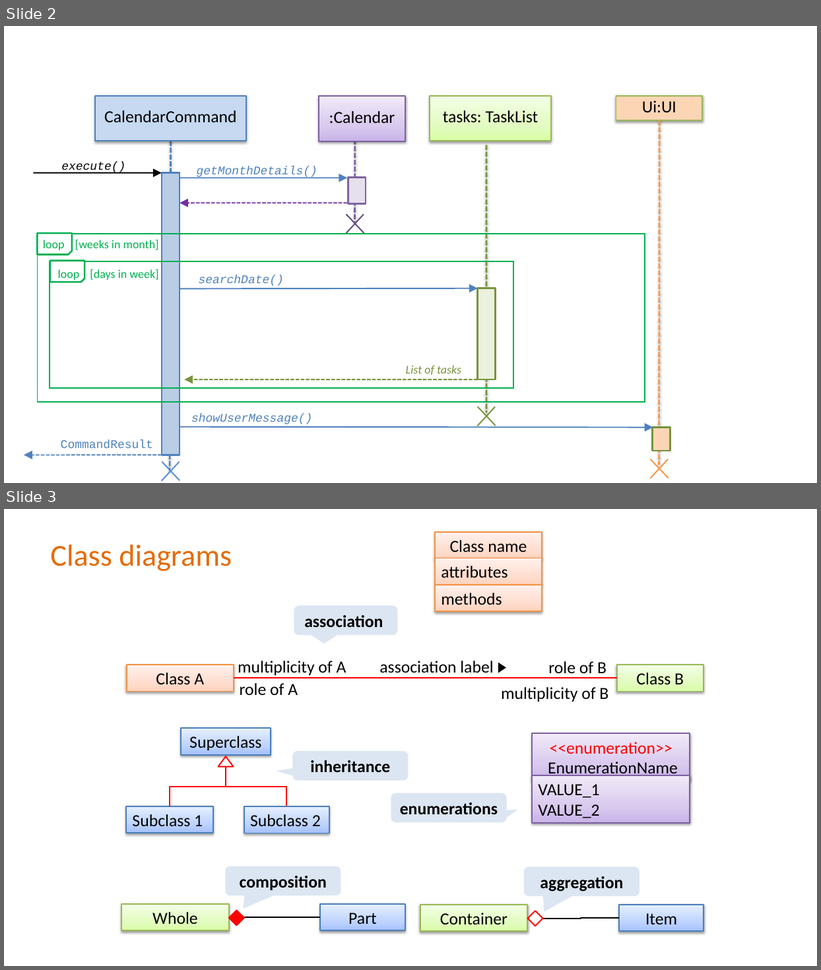
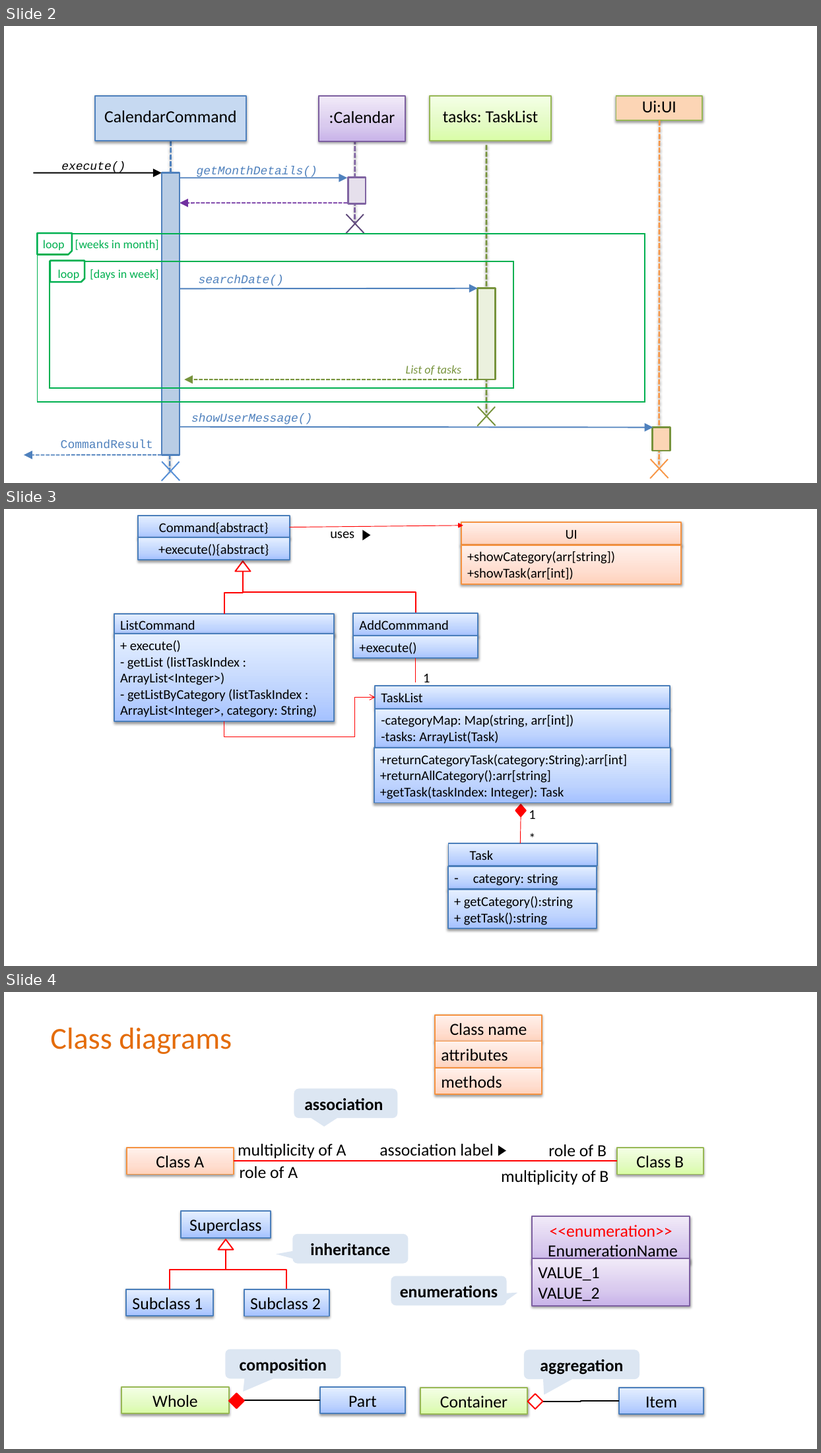
Before and after one commit to yuchenlichuck/tp, a slide deck: docs/UML Diagrams.pptx. Shown one above the other, each under a label of ours: slides 2 and 3 before the commit, slides 2, 3 and 4 after it. The pictures are 821x970 and 821x1453 pixels, drawn with LibreOffice and Linux fonts; fonts in the diff are those of the drawing. Boxes give left, top, right and bottom in pixels: in the first picture for what was removed or moved away, otherwise in the second. Text is boxed around its words. In the diff, an @@ line names an element or a change of style, - is before the commit and + after.

```diff
--- a/docs/UML Diagrams.pptx
+++ b/docs/UML Diagrams.pptx
@@ slide 3 added at box(4, 509, 817, 966), background #FFFFFF @@
@@ rectangle added at box(138, 516, 290, 538), fill gradient #A4C4FF to #BFD4FF to #E6EEFF, outline #4B7EBC 1.5 pt, 16 pt, text #000000 @@
+Command{abstract}
@@ arrow added from (290, 527) to (463, 525), #FF0000 0.75 pt @@
@@ text added at box(330, 527, 354, 538), 16 pt, text #000000 @@
+uses
@@ rectangle added at box(461, 522, 682, 545), fill gradient #FFD2BD to #FFDED0 to #FFF2ED, outline #F69240 1.5 pt, 16 pt, text #000000 @@
+UI
@@ rectangle added at box(138, 537, 290, 560), fill gradient #A4C4FF to #BFD4FF to #E6EEFF, outline #4B7EBC 1.5 pt, 16 pt, text #000000 @@
++execute(){abstract}
@@ triangle added at box(362, 529, 370, 540), fill #000000 @@
@@ rectangle added at box(461, 545, 682, 584), fill gradient #FFD2BD to #FFDED0 to #FFF2ED, outline #F69240 1.5 pt, 16 pt, text #000000 @@
++showCategory(arr[string])
++showTask(arr[int])
@@ triangle added at box(235, 561, 250, 572), fill #FFFFFF, outline #FF0000 1.5 pt @@
@@ elbow line added from (224, 614) to (243, 571), #FF0000 1.5 pt @@
@@ elbow line added from (416, 613) to (243, 571), #FF0000 1.5 pt @@
@@ rectangle added at box(114, 614, 335, 636), fill gradient #A4C4FF to #BFD4FF to #E6EEFF, outline #4B7EBC 1.5 pt, 16 pt, text #000000 @@
+ListCommand
@@ rectangle added at box(354, 613, 478, 636), fill gradient #A4C4FF to #BFD4FF to #E6EEFF, outline #4B7EBC 1.5 pt, 16 pt, text #000000 @@
+AddCommmand
@@ rectangle added at box(114, 634, 335, 722), fill gradient #A4C4FF to #BFD4FF to #E6EEFF, outline #4B7EBC 1.5 pt, 16 pt, text #000000 @@
++ execute()
+- getList (listTaskIndex : ArrayList<Integer>)
+- getListByCategory (listTaskIndex : ArrayList<Integer>, category: String)
@@ rectangle added at box(354, 636, 478, 658), fill gradient #A4C4FF to #BFD4FF to #E6EEFF, outline #4B7EBC 1.5 pt, 16 pt, text #000000 @@
++execute()
@@ line added from (416, 658) to (416, 682), #FF0000 0.75 pt @@
@@ rectangle added at box(376, 686, 670, 708), fill gradient #A4C4FF to #BFD4FF to #E6EEFF, outline #4B7EBC 1.5 pt, 16 pt, text #000000 @@
+TaskList
@@ text added at box(423, 673, 430, 687), 16 pt, text #000000 @@
+1
@@ elbow arrow added from (224, 722) to (376, 698), #FF0000 0.75 pt @@
@@ rectangle added at box(376, 708, 670, 747), fill gradient #A4C4FF to #BFD4FF to #E6EEFF, outline #4B7EBC 1.5 pt, 16 pt, text #000000 @@
+-categoryMap: Map(string, arr[int])
+-tasks: ArrayList(Task)
@@ rectangle added at box(374, 747, 671, 803), fill gradient #A4C4FF to #BFD4FF to #E6EEFF, outline #4B7EBC 1.5 pt, 16 pt, text #000000 @@
++returnCategoryTask(category:String):arr[int]
++returnAllCategory():arr[string]
++getTask(taskIndex: Integer): Task
@@ diamond added at box(516, 805, 526, 817), fill #FF0000, outline #FF0000 1.5 pt @@
@@ line added from (521, 817) to (521, 844), #FF0000 0.75 pt @@
@@ text added at box(529, 810, 535, 819), 16 pt, text #000000 @@
+1
@@ rectangle added at box(449, 844, 597, 867), fill gradient #A4C4FF to #BFD4FF to #E6EEFF, outline #4B7EBC 1.5 pt, 16 pt, text #000000 @@
+Task
@@ text added at box(523, 827, 564, 850), 16 pt, text #000000 @@
+*
@@ rectangle added at box(448, 867, 597, 890), fill gradient #A4C4FF to #BFD4FF to #E6EEFF, outline #4B7EBC 1.5 pt, 16 pt, text #000000 @@
+– category: string
@@ rectangle added at box(448, 890, 597, 929), fill gradient #A4C4FF to #BFD4FF to #E6EEFF, outline #4B7EBC 1.5 pt, 16 pt, text #000000 @@
++ getCategory():string
++ getTask():string
@@ what was slide 3 is now slide 4 @@
```
Also in this commit, not shown: 5 other files.
